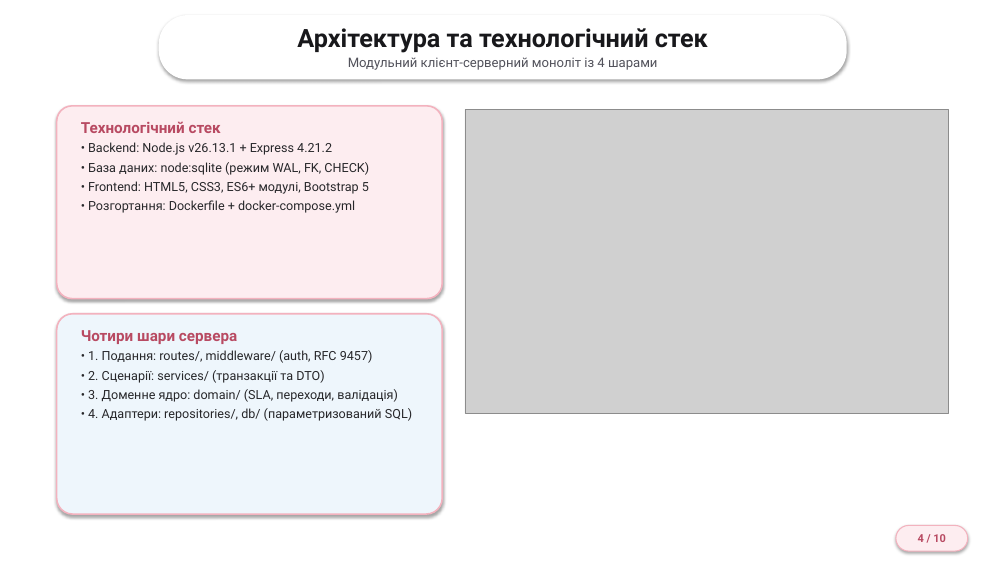
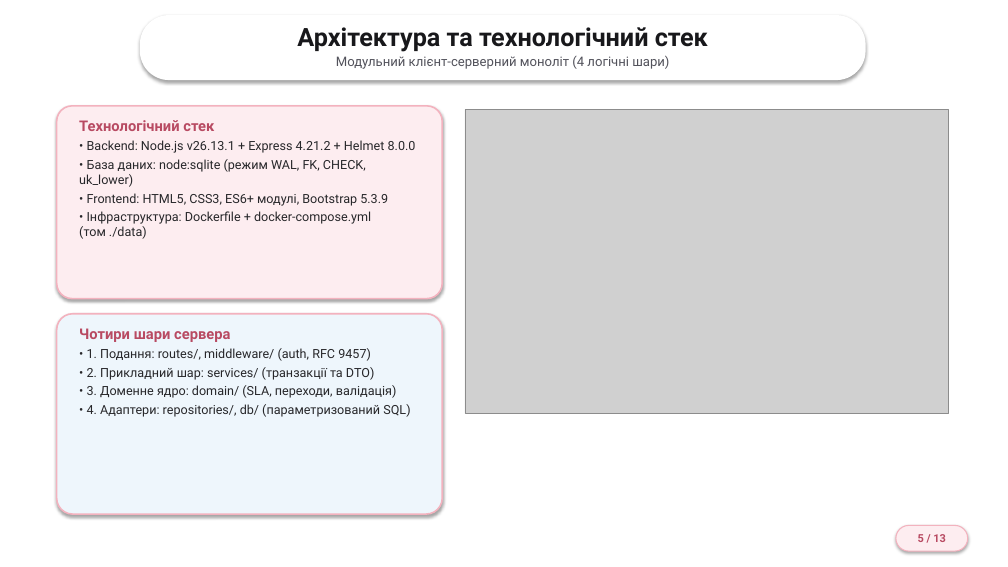
Before and after one commit to Zhyhan245/voltapro-service-inquiries, a slide deck: slide 5 of docs/Презентація_Жиган_Д_О_АІ-245.pptx (slide 4 before the commit). Drawn at 1008x567 pixels with LibreOffice and Linux fonts; fonts in the diff are those of the drawing; grey boxes stand for pictures; background and template pictures are left out. Boxes give left, top, right and bottom in pixels: in the first picture for what was removed or moved away, otherwise in the second. Text is boxed around its words. In the diff, an @@ line names an element or a change of style, - is before the commit and + after.

```diff
--- a/docs/Презентація_Жиган_Д_О_АІ-245.pptx
+++ b/docs/Презентація_Жиган_Д_О_АІ-245.pptx
@@ rounded rectangle: place and size @@
-rounded rectangle at [159,15,847,79]
+rounded rectangle at [140,15,866,80]
@@ text at [336,56,669,69]: text changed @@
-Модульний клієнт-серверний моноліт із 4 шарами
+Модульний клієнт-серверний моноліт (4 логічні шари)
@@ text at [79,140,416,239]: text changed @@
-• Backend: Node.js v26.13.1 + Express 4.21.2
-• База даних: node:sqlite (режим WAL, FK, CHECK)
-• Frontend: HTML5, CSS3, ES6+ модулі, Bootstrap 5
-• Розгортання: Dockerfile + docker-compose.yml
+• Backend: Node.js v26.13.1 + Express 4.21.2 + Helmet 8.0.0
+• База даних: node:sqlite (режим WAL, FK, CHECK, uk_lower)
+• Frontend: HTML5, CSS3, ES6+ модулі, Bootstrap 5.3.9
+• Інфраструктура: Dockerfile + docker-compose.yml (том ./data)
@@ text at [79,120,214,131]: size 14.5 to 14 pt in "Технологічний стек" @@
@@ text at [79,328,410,417]: size 14.5 to 14 pt in "Чотири шари сервера" @@
@@ text at [87,367,374,380]: text changed @@
-• 2. Сценарії: services/ (транзакції та DTO)
+• 2. Прикладний шар: services/ (транзакції та DTO)
@@ text in rounded rectangle at [918,534,946,542]: text changed @@
-4 / 10
+5 / 13
```
Also in this commit, not shown: 5 other slides changed, 6 slides added, 3 slides removed.
